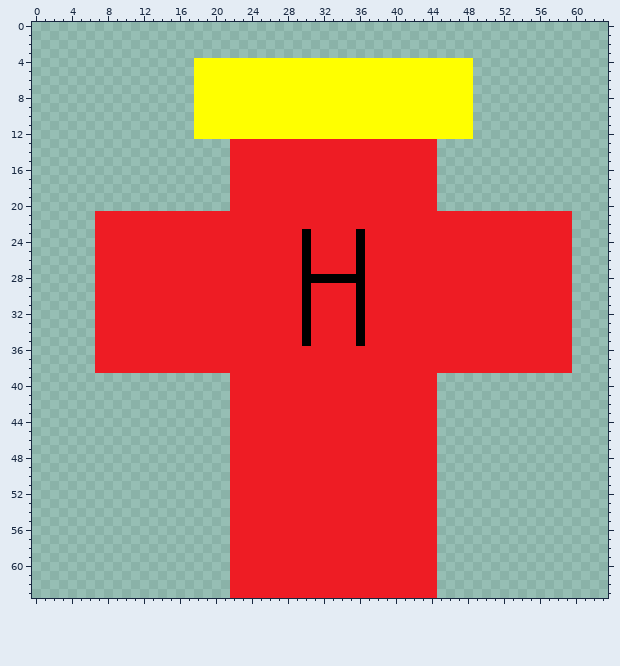
File history of a pixel-art sprite, sprites/spriteHydrant/layers/fce9a5f2-719f-418e-90ef-17321d95e4da/b2840cf5-acd5-4a13-8f0c-a27f8b5afd8a.png. That is the earlier state.
The file is 64x64 pixels.
New version:
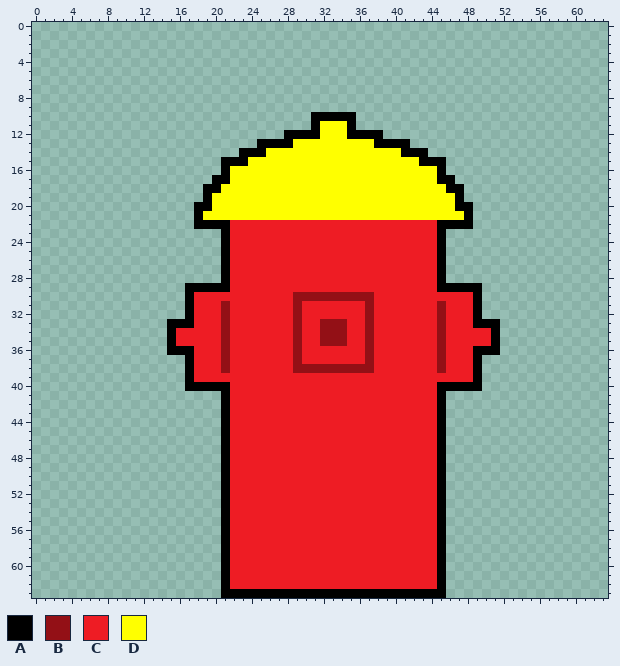
Palette (. is transparent): A #000000  B #931016  C #ee1c24  D #ffff00
Diff:
y 4..9: x 18..48 DDDDDDDDDDDDDDDDDDDDDDDDDDDDDDD -> ...............................
y 10: x 18..48 DDDDDDDDDDDDDDDDDDDDDDDDDDDDDDD -> .............AAAAA.............
y 11: x 18..31 DDDDDDDDDDDDDD -> .............A; x 35..48 DDDDDDDDDDDDDD -> A.............
y 12: x 18..31 DDDDDDDDDDDDDD -> ..........AAAA; x 35..48 DDDDDDDDDDDDDD -> AAAA..........
y 13: x 22..44 CCCCCCCCCCCCCCCCCCCCCCC -> ...AAAADDDDDDDDDAAAA...
y 14: x 22..44 CCCCCCCCCCCCCCCCCCCCCCC -> .AAADDDDDDDDDDDDDDDAAA.
y 15: x 21..45 .CCCCCCCCCCCCCCCCCCCCCCC. -> AAADDDDDDDDDDDDDDDDDDDAAA
y 16: x 21..45 .CCCCCCCCCCCCCCCCCCCCCCC. -> ADDDDDDDDDDDDDDDDDDDDDDDA
y 17: x 20..46 ..CCCCCCCCCCCCCCCCCCCCCCC.. -> AADDDDDDDDDDDDDDDDDDDDDDDAA
y 18: x 19..47 ...CCCCCCCCCCCCCCCCCCCCCCC... -> AADDDDDDDDDDDDDDDDDDDDDDDDDAA
y 19: x 19..47 ...CCCCCCCCCCCCCCCCCCCCCCC... -> ADDDDDDDDDDDDDDDDDDDDDDDDDDDA
y 20: x 18..48 ....CCCCCCCCCCCCCCCCCCCCCCC.... -> AADDDDDDDDDDDDDDDDDDDDDDDDDDDAA
y 21: x 7..59 CCCCCCCCCCCCCCCCCCCCCCCCCCCCCCCCCCCCCCCCCCCCCCCCCCCCC -> ...........ADDDDDDDDDDDDDDDDDDDDDDDDDDDDDA...........
y 22: x 7..21 CCCCCCCCCCCCCCC -> ...........AAAA; x 45..59 CCCCCCCCCCCCCCC -> AAAA...........
y 23..27: x 7..21 CCCCCCCCCCCCCCC -> ..............A; x 30 A -> C; x 36 A -> C; x 45..59 CCCCCCCCCCCCCCC -> A..............
y 28: x 7..21 CCCCCCCCCCCCCCC -> ..............A; x 30..36 AAAAAAA -> CCCCCCC; x 45..59 CCCCCCCCCCCCCCC -> A..............
y 29: x 7..21 CCCCCCCCCCCCCCC -> ..........AAAAA; x 30 A -> C; x 36 A -> C; x 45..59 CCCCCCCCCCCCCCC -> AAAAA..........
y 30: x 7..17 CCCCCCCCCCC -> ..........A; x 29..37 CACCCCCAC -> BBBBBBBBB; x 49..59 CCCCCCCCCCC -> A..........
y 31..32: x 7..17 CCCCCCCCCCC -> ..........A; x 21 C -> B; x 29..30 CA -> BC; x 36..37 AC -> CB; x 45 C -> B; x 49..59 CCCCCCCCCCC -> A..........
y 33: x 7..17 CCCCCCCCCCC -> ........AAA; x 21 C -> B; x 29..30 CA -> BC; x 32..34 CCC -> BBB; x 36..37 AC -> CB; x 45 C -> B; x 49..59 CCCCCCCCCCC -> AAA........
y 34..35: x 7..15 CCCCCCCCC -> ........A; x 21 C -> B; x 29..30 CA -> BC; x 32..34 CCC -> BBB; x 36..37 AC -> CB; x 45 C -> B; x 51..59 CCCCCCCCC -> A........
y 36: x 7..17 CCCCCCCCCCC -> ........AAA; x 21 C -> B; x 29 C -> B; x 37 C -> B; x 45 C -> B; x 49..59 CCCCCCCCCCC -> AAA........
y 37: x 7..17 CCCCCCCCCCC -> ..........A; x 21 C -> B; x 29 C -> B; x 37 C -> B; x 45 C -> B; x 49..59 CCCCCCCCCCC -> A..........
y 38: x 7..17 CCCCCCCCCCC -> ..........A; x 21 C -> B; x 29..37 CCCCCCCCC -> BBBBBBBBB; x 45 C -> B; x 49..59 CCCCCCCCCCC -> A..........
y 39: x 17..21 ..... -> ACCCC; x 45..49 ..... -> CCCCA
y 40: x 17..21 ..... -> AAAAA; x 45..49 ..... -> AAAAA
y 41..62: x 21 . -> A; x 45 . -> A
y 63: x 21..45 .CCCCCCCCCCCCCCCCCCCCCCC. -> AAAAAAAAAAAAAAAAAAAAAAAAA
